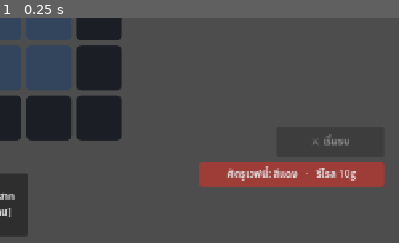
Above: before the commit, frame 1.
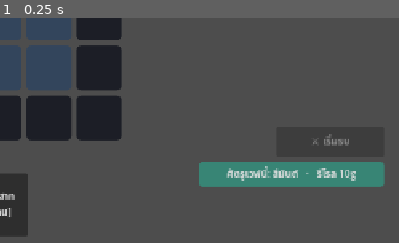
Above: after the commit, the same moment.

Repository: lnwextra2/9-Kings-at-home
Game: Godot game, scene res://scenes/main.tscn
The game is run twice, just before and just after one commit, with the same random seed, the same clock (stepped at 60 frames per second) and the same inputs.
Inputs:
- Up to frame 1 (0.25 s): no input
The pictures show only the part of the screen within x 50-100%, y 50-100%; the shares and areas given below are measured in that part.

The runs differ from the first frame. In frame 1, 5.0% of the frame differs, in the area x 49-97%, y 64-76%.

Commit message:
content: crit mechanic + 6 mint cards aligned to reference
Crit (new core mechanic, decided crit=damage x2):
- CardData.crit + growth_crit (additive); Stats bakes cur_crit into instance
  (make_instance / make_instance_at scaling / level_up); Unit carries u.crit
- Combat._do_attack rolls state.rng.randf() < crit -> damage x cfg.crit_mult
- crit_mult lives in BattleConfig (2.0), not hardcoded

6 mint cards (data/cards/mint/, ids mint_* to avoid clashing with blue
placeholders; count mapped base_count = ref_count/3 so Lv3 == reference Lv3):
- mint_sword/archer/shield (soldiers, real stats+crit), mint_base (AoE stone,
  splash 42), mint_farm (+count, existing effect), mint_smith (+2% atk to
  neighbors x level = x1.02^Lv/turn via existing EffectData)

Verified: Content loads 17; archer L3 crit 0.20; forced crit doubles damage
(23->7 = 8x2); smith +2% to 4-dir neighbors as one AoE burst.

Co-Authored-By: Claude Opus 4.8 <noreply@anthropic.com>

Diff:
--- a/new-game-project/core/combat.gd
+++ b/new-game-project/core/combat.gd
@@ -96,14 +96,17 @@
     var t: Dictionary = state.units[tid]
     u.attack_timer = u.attack_cd
     u.attacking = true
+    var dmg: float = u.attack
+    if u.crit > 0.0 and state.rng.randf() < u.crit:   # คริ = ดาเมจ × crit_mult (สุ่มผ่าน state.rng)
+        dmg *= cfg.crit_mult
     if u.attack_range > cfg.ranged_min_range:
         state.projectiles.append({
             "x": u.x, "y": u.y, "team": u.team,
-            "target_id": tid, "damage": u.attack, "splash": u.splash,
+            "target_id": tid, "damage": dmg, "splash": u.splash,
             "speed": cfg.projectile_speed, "alive": true,
         })
     else:
-        _deal(state, u.team, t.x, t.y, u.attack, u.splash, tid)
+        _deal(state, u.team, t.x, t.y, dmg, u.splash, tid)
 
 
 static func _deal(state: GameState, team: int, x: float, y: float, dmg: float, splash: float, tid: int) -> void:
--- a/new-game-project/core/stats.gd
+++ b/new-game-project/core/stats.gd
@@ -14,6 +14,7 @@
         "cur_hp": d.max_hp,
         "cur_attack": d.attack,
         "cur_aspd": 1.0,          # ตัวคูณความเร็วโจมตี (1.0 = ปกติ)
+        "cur_crit": d.crit,       # โอกาสคริ (additive growth)
         "cur_count": cnt,         # soldier = base_count; โครงสร้าง = 1
         "abilities": d.abilities.duplicate(true),
         "no_spawn": false,
@@ -29,6 +30,7 @@
     inst.cur_hp = d.max_hp * pow(1.0 + d.growth_hp, g)
     inst.cur_attack = d.attack * pow(1.0 + d.growth_attack, g)
     inst.cur_aspd = pow(1.0 + d.growth_attack_speed, g)
+    inst.cur_crit = minf(d.crit + d.growth_crit * g, 1.0)   # crit โต additive
     inst.cur_count = d.base_count * level
     return inst
 
@@ -42,6 +44,7 @@
     card.cur_hp *= (1.0 + d.growth_hp)
     card.cur_attack *= (1.0 + d.growth_attack)
     card.cur_aspd *= (1.0 + d.growth_attack_speed)
+    card.cur_crit = minf(card.cur_crit + d.growth_crit, 1.0)   # crit โต additive
     if d.kind == CardData.Kind.SOLDIER:
         card.cur_count += d.base_count   # Lv1=bc, Lv2=2·bc, Lv3=3·bc
 
--- a/new-game-project/core/unit.gd
+++ b/new-game-project/core/unit.gd
@@ -10,6 +10,7 @@
     u.hp = inst.cur_hp
     u.max_hp = inst.cur_hp
     u.attack = inst.cur_attack
+    u.crit = inst.cur_crit
     u.attack_cd = d.attack_cd / maxf(inst.cur_aspd, 0.01)   # aspd_mult ย่น cooldown
     if u.immobile and u.attack > 0.0:
         u.attack_range = 1.0e9   # ป้อม/ฐาน (อยู่กับที่ + โจมตี) = ยิงทั้งสนาม
@@ -32,6 +33,7 @@
     u.hp = d.max_hp * scale
     u.max_hp = u.hp
     u.attack = d.attack * scale
+    u.crit = d.crit
     u.attack_cd = d.attack_cd
     return u
 
@@ -58,6 +60,7 @@
         "x": x, "y": y,
         "hp": 0.0, "max_hp": 0.0,
         "attack": 0.0,
+        "crit": 0.0,
         "attack_cd": 1.0,
         "attack_range": d.attack_range,
         "move_speed": d.move_speed,
--- /dev/null
+++ b/new-game-project/data/cards/mint/mint_archer.tres
@@ -0,0 +1,25 @@
+[gd_resource type="Resource" script_class="CardData" load_steps=3 format=3 uid="uid://mint0archer0v"]
+
+[ext_resource type="Script" path="res://data_types/card_data.gd" id="1"]
+[ext_resource type="Texture2D" path="res://assets/sprites/archer.svg" id="2"]
+
+[resource]
+script = ExtResource("1")
+id = &"mint_archer"
+display_name = "พลธนู"
+sprite = ExtResource("2")
+color = &"mint"
+kind = 0
+description = "ทหารระยะไกล ยิงธนูระยะ 200 คริสูง"
+max_hp = 12.0
+attack = 2.0
+attack_cd = 1.6
+attack_range = 200.0
+move_speed = 30.0
+crit = 0.10
+base_count = 3
+growth_hp = 0.25
+growth_attack = 0.3
+growth_attack_speed = 0.25
+growth_crit = 0.05
+cost = 4
--- /dev/null
+++ b/new-game-project/data/cards/mint/mint_base.tres
@@ -0,0 +1,23 @@
+[gd_resource type="Resource" script_class="CardData" load_steps=3 format=3 uid="uid://mint0base0v"]
+
+[ext_resource type="Script" path="res://data_types/card_data.gd" id="1"]
+[ext_resource type="Texture2D" path="res://assets/sprites/base_castle.svg" id="2"]
+
+[resource]
+script = ExtResource("1")
+id = &"mint_base"
+display_name = "ฐานทัพ"
+sprite = ExtResource("2")
+color = &"mint"
+kind = 1
+description = "ฐานหลัก: ยิงหินระเบิด AoE ใส่ศัตรูทั้งสนาม (ทำลายไม่ได้)"
+max_hp = 0.0
+attack = 10.0
+attack_cd = 2.0
+attack_range = 400.0
+move_speed = 0.0
+splash_radius = 42.0
+crit = 0.0
+base_count = 1
+growth_attack = 0.3
+cost = 0
--- /dev/null
+++ b/new-game-project/data/cards/mint/mint_farm.tres
@@ -0,0 +1,31 @@
+[gd_resource type="Resource" script_class="CardData" load_steps=4 format=3 uid="uid://mint0farm0v"]
+
+[ext_resource type="Script" path="res://data_types/card_data.gd" id="1"]
+[ext_resource type="Script" path="res://data_types/effect_data.gd" id="2"]
+[ext_resource type="Texture2D" path="res://assets/sprites/farm.svg" id="3"]
+
+[sub_resource type="Resource" id="eff_farm"]
+script = ExtResource("2")
+trigger = 0
+action = 1
+target = 6
+value = 1.0
+scales_with_level = true
+stat_name = &"count"
+is_percent = false
+
+[resource]
+script = ExtResource("1")
+id = &"mint_farm"
+display_name = "ฟาร์ม"
+sprite = ExtResource("3")
+color = &"mint"
+kind = 2
+description = "จบเทิร์น: +1 จำนวนทหาร ให้ทหารข้างเคียง (สุ่ม) ทำ Lv ครั้ง"
+max_hp = 0.0
+attack = 0.0
+attack_range = 0.0
+move_speed = 0.0
+base_count = 1
+effects = Array[EffectData]([SubResource("eff_farm")])
+cost = 4
--- /dev/null
+++ b/new-game-project/data/cards/mint/mint_shield.tres
@@ -0,0 +1,25 @@
+[gd_resource type="Resource" script_class="CardData" load_steps=3 format=3 uid="uid://mint0shield0v"]
+
+[ext_resource type="Script" path="res://data_types/card_data.gd" id="1"]
+[ext_resource type="Texture2D" path="res://assets/sprites/soldier.svg" id="2"]
+
+[resource]
+script = ExtResource("1")
+id = &"mint_shield"
+display_name = "พลโล่"
+sprite = ExtResource("2")
+color = &"mint"
+kind = 0
+description = "ทหารถึก HP สูง ตีแรงแต่ช้า ทนแนวหน้า"
+max_hp = 37.0
+attack = 8.0
+attack_cd = 3.3
+attack_range = 26.0
+move_speed = 47.0
+crit = 0.05
+base_count = 1
+growth_hp = 0.5
+growth_attack = 0.5
+growth_attack_speed = 0.0
+growth_crit = 0.0
+cost = 5
--- /dev/null
+++ b/new-game-project/data/cards/mint/mint_smith.tres
@@ -0,0 +1,29 @@
+[gd_resource type="Resource" script_class="CardData" load_steps=3 format=3 uid="uid://mint0smith0v"]
+
+[ext_resource type="Script" path="res://data_types/card_data.gd" id="1"]
+[ext_resource type="Script" path="res://data_types/effect_data.gd" id="2"]
+
+[sub_resource type="Resource" id="eff_smith"]
+script = ExtResource("2")
+trigger = 0
+action = 1
+target = 1
+value = 0.02
+scales_with_level = true
+stat_name = &"attack"
+is_percent = true
+
+[resource]
+script = ExtResource("1")
+id = &"mint_smith"
+display_name = "ช่างตีเหล็ก"
+color = &"mint"
+kind = 2
+description = "จบเทิร์น: +2% ดาเมจ ให้ของข้างเคียง (4 ทิศ) ทำ Lv ครั้ง = x1.02^Lv ทบทุกเทิร์น"
+max_hp = 0.0
+attack = 0.0
+attack_range = 0.0
+move_speed = 0.0
+base_count = 1
+effects = Array[EffectData]([SubResource("eff_smith")])
+cost = 5
--- /dev/null
+++ b/new-game-project/data/cards/mint/mint_sword.tres
@@ -0,0 +1,25 @@
+[gd_resource type="Resource" script_class="CardData" load_steps=3 format=3 uid="uid://mint0sword0v"]
+
+[ext_resource type="Script" path="res://data_types/card_data.gd" id="1"]
+[ext_resource type="Texture2D" path="res://assets/sprites/swordsman.svg" id="2"]
+
+[resource]
+script = ExtResource("1")
+id = &"mint_sword"
+display_name = "พลดาบ"
+sprite = ExtResource("2")
+color = &"mint"
+kind = 0
+description = "ทหารประชิดพื้นฐาน สมดุลรอบด้าน"
+max_hp = 23.0
+attack = 3.0
+attack_cd = 2.0
+attack_range = 26.0
+move_speed = 47.0
+crit = 0.05
+base_count = 3
+growth_hp = 0.25
+growth_attack = 0.25
+growth_attack_speed = 0.25
+growth_crit = 0.0
+cost = 4
--- a/new-game-project/data/config/default_battle.tres
+++ b/new-game-project/data/config/default_battle.tres
@@ -24,3 +24,4 @@
 projectile_speed = 340.0
 ranged_min_range = 60.0
 hash_cell = 64.0
+crit_mult = 2.0
--- a/new-game-project/data_types/battle_config.gd
+++ b/new-game-project/data_types/battle_config.gd
@@ -31,3 +31,4 @@
 @export var projectile_speed: float = 320.0
 @export var ranged_min_range: float = 60.0    # attack_range เกินนี้ = ยิง projectile (ranged)
 @export var hash_cell: float = 64.0           # ขนาด cell ของ spatial hash (หาเป้า)
+@export var crit_mult: float = 2.0            # โจมตีคริ = ดาเมจ × ค่านี้
--- a/new-game-project/data_types/card_data.gd
+++ b/new-game-project/data_types/card_data.gd
@@ -20,12 +20,14 @@
 @export var attack_range: float = 30.0
 @export var move_speed: float = 60.0      # px/วินาที (0 = อยู่กับที่)
 @export var splash_radius: float = 0.0
+@export var crit: float = 0.0             # โอกาสคริติคอล 0..1 (คริ = ดาเมจ × crit_mult)
 
 @export_group("Scaling")
 @export var base_count: int = 1           # จำนวนทหารพื้นฐาน (soldier); count = base_count × level
 @export var growth_hp: float = 0.3        # compound %: stat × (1+growth)^(lv-1)
 @export var growth_attack: float = 0.3
 @export var growth_attack_speed: float = 0.1
+@export var growth_crit: float = 0.0      # +crit ต่อ level (additive; cap 1.0)
 
 @export_group("Behavior")
 @export var abilities: Dictionary = {}    # {ability_id: base_stacks} — soldier ability
